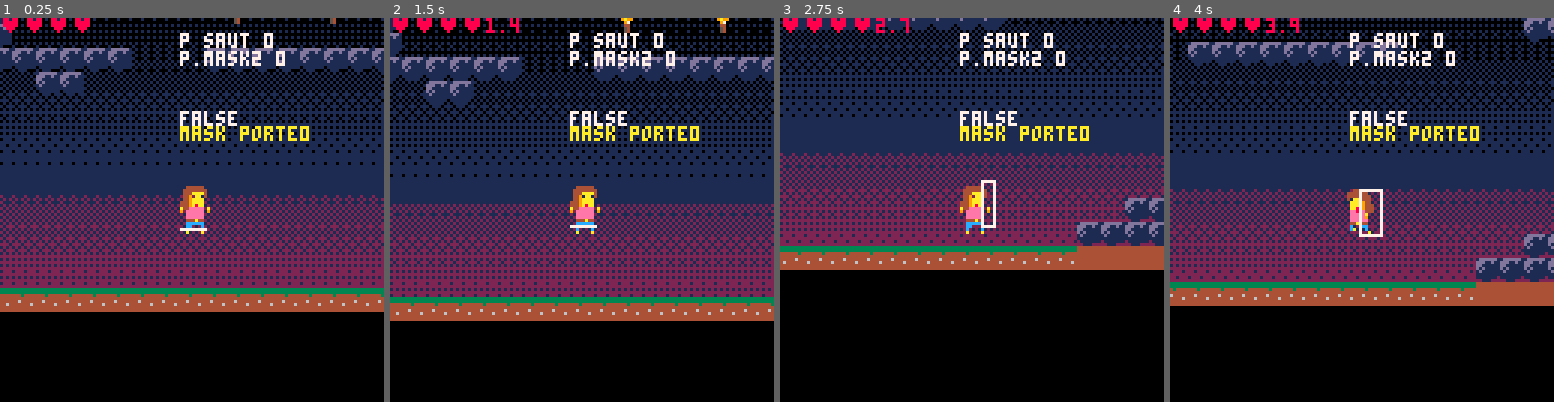
Above: before the commit, frames 1-4 (left to right).
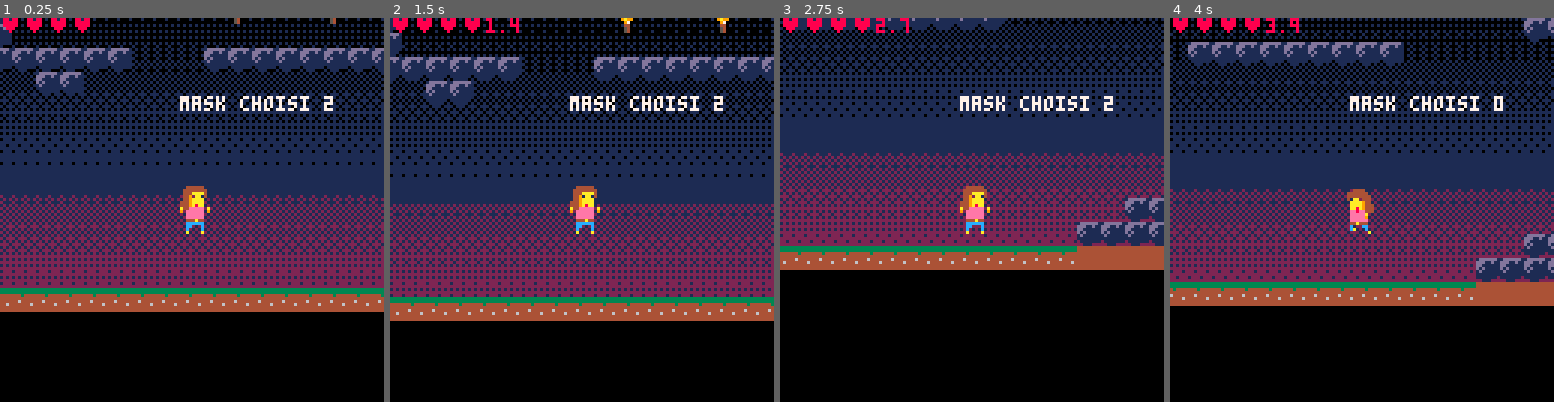
Above: after the commit, the same moments.

Repository: EmilieRobert33/SPOOKJAM
Game: PICO-8 cartridge sp4.p8
Same seed, same stepped clock (60 frames per second), same inputs: the game is played once before the commit and once after it.
Inputs:
- Up to frame 1 (0.25 s): no input
- Up to frame 2 (1.5 s): tap X (X key) at 0.33, 1.07 s; tap O (Z key) at 0.7 s
- Up to frame 3 (2.75 s): hold Right 1.6-2.1 s; tap O (Z key) at 1.7, 2.1, 2.5 s; tap X (X key) at 1.85 s; hold Right from 2.47 s (still down)
- Up to frame 4 (4 s): tap O (Z key) at 2.9, 3.3, 3.7 s; tap X (X key) at 2.97 s; release Right at 3.03 s; hold Left 3.08-3.58 s; hold Down 3.63-3.97 s

The runs differ from the first frame. In frame 1, 2.5% of the frame differs, in the area x 46-87%, y 3-56%; in frame 2, 2.5%; in frame 3, 2.6%; in frame 4, 2.7%, in the area x 46-87%, y 3-58%.

Commit message:
affichage et choix du masque porté

Diff:
--- a/sp4.p8
+++ b/sp4.p8
@@ -49,14 +49,9 @@
 	mask.sp = 68
 	mask.taken = false
 
-	--objet mask
-	--mask2 = {}
-	--mask2.x = 3*8
-	--mask2.y = 15*8
-	--mask2.w = 16
-	--mask2.h = 16
-	--mask2.sp = 46
-	--mask2.taken = false
+	mask_l = {}
+	mask_l.choisi = 2
+
 	mask2s={}
 
 	gravity = 0.3
@@ -166,27 +161,44 @@
  draw_co()
 	----------test----------
 	draw_plat()
-	rect(x1r,y1r,x2r,y2r,7)
+	--collision player
+	--rect(x1r,y1r,x2r,y2r,7)
 	--for pl in all(plat) do
 		--rectfill(pl.x,pl.y,pl.x+pl.w,pl.y+pl.h,7)
 	--end
+
+	--draw mask item
+	if(mask.taken == true) then
+		if(mask_l.choisi == 0) then
+			rectfill(cam_x,cam_y+10,cam_x+7,cam_y+17,8)
+		end
+		spr(74,cam_x,cam_y+10)
+	end
+
 	for mask2 in all(mask2s) do
+		if(mask2.taken == true) then
+			if(mask_l.choisi == 1) then
+			rectfill(cam_x+10,cam_y+10,cam_x+17,cam_y+17,8)
+			end
+			spr(75,cam_x+10,cam_y+10)
+		end
 		--rectfill(mask2.x,mask2.y,mask2.x+mask2.w,mask2.y+mask2.h,7)
 		--print("mask2 x"..mask2.x, p.x,p.y-10,7)
 		--print("mask apparition",p.x,p.y-20,7)
-		print(mask2.taken,p.x,p.y-25,7)
-	end
-
+		--print(mask2.taken,p.x,p.y-25,7)
+	end
+
+	--print(mask.taken,p.x,p.y-25,7)
 	--print("⬅️ "..collide_l,p.x,p.y-10)
 	--print("➡️ "..collide_r,p.x,p.y-18)
  --print("⬆️ "..collide_u,p.x,p.y-26)
 	--print("⬇️ "..collide_d,p.x,p.y-34)
 	--print(p.sliding,p.x,p.y-34,8)
 	--print(p.running,p.x,p.y-28,9)
-	print("mask porte"..p.porte,p.x,p.y-20,10)
-	print("p.mask2 "..p.mask2,p.x,p.y-45,7)
- print("p saut "..p.jump,p.x,p.y-51,7)
- --print("p jump_mask "..p.jump_mask,p.x,p.y-30,7)
+	--print("mask porte"..p.porte,p.x,p.y-20,10)
+	--print("p.mask2 "..p.mask2,p.x,p.y-45,7)
+ --print("p saut "..p.jump,p.x,p.y-51,7)
+ print("mask choisi "..mask_l.choisi,p.x,p.y-30,7)
 
  ------------------------------
  -- dessine la vie
@@ -371,8 +383,8 @@
 	--slide
 	player_slide()
 
-	--si mask porte
-	--if(p.porte==1 and btnp(❎)) p_vie()
+	--choix mask
+	choix_mask()
 
 	--check collisions up and down
 	check_collision_ud()
@@ -461,21 +473,22 @@
 function player_mask()
 	if(mask.taken == true) then
 		if(p.mask == 0) then
-			if(btnp(❎)) then
+			if(btnp(❎))
+			and mask_l.choisi == 0 then
 			 p.mask = 1
-			 p.porte = 0
+			 p_vie()
 			end
 		elseif(p.mask == 1) then
 		 p.dx = 0
 			p.dy = 0
-			p.porte = 1
 			if(btnp(❎)) p.mask = 0
 		end
 	end
 	for mask2 in all(mask2s) do
 		if(mask2.taken == true) then
 			if(p.mask2 == 0) then
-				if(btnp(❎)) then
+				if(btnp(❎))
+				and mask_l.choisi == 1 then
 					p.mask2 = 1
 					p_vie()
 				end
@@ -483,15 +496,24 @@
 				p.jump=2
 				p.dy = 0
 			 p.dx = 0
-			 p.porte = 1
 				if(btnp(❎)) then
 					p.mask2 = 0
-					p.porte = 0
 				end
 			end
 		end
 	end
 end
+
+function choix_mask()
+	if (btnp(⬇️)) then
+		if(mask_l.choisi >=2) then
+			mask_l.choisi = 0
+		else
+			mask_l.choisi += 1
+		end
+	end
+end
+
 
 function check_collision_m()
 	if(check_coll(p,mask)
